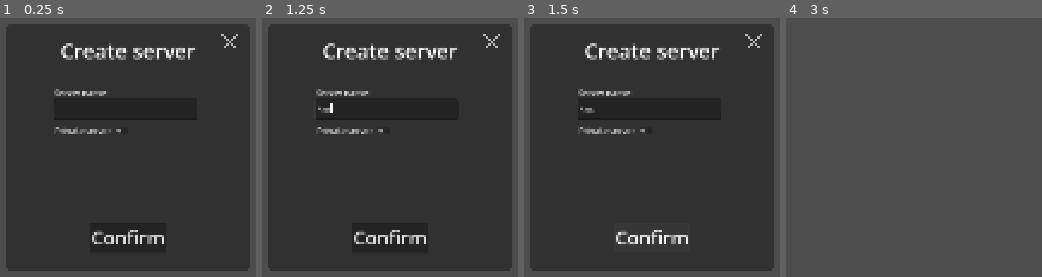
Above: before the commit, frames 1-4 (left to right).
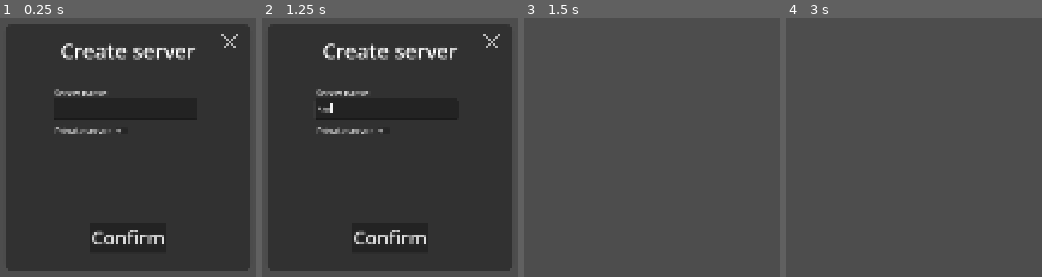
Above: after the commit, the same moments.

Repository: Wizard-Lizard36/Powercord-version-control
Game: Godot game, scene res://scenes/servers/create_server.tscn
Same seed, same stepped clock (60 frames per second), same inputs: the game is played once before the commit and once after it. This scene is started directly instead of the project's main scene.
Inputs (mouse positions are in pixels of both pictures, inside the frame that each line leads up to):
- Up to frame 1 (0.25 s): no input
- Up to frame 2 (1.25 s): click (387, 108) at 0.52 s; type "Alex" at 0.6 s
- Up to frame 3 (1.5 s): click "Confirm" at 1.25 s
- Up to frame 4 (3 s): click (914, 238) at 2 s, where only the run before the commit has a clickable "Confirm"; click (1016, 41) at 2.77 s

Frames 1-2 are identical in both runs. In frame 3, 87% of the frame differs, in the area x 2-98%, y 2-98%; in frame 4, nothing differs.

Commit message:
Server creation spamming hotfix.
Created a maximum server constant and disallow friending yourself.

Diff:
--- a/scenes/friends/friends.gd
+++ b/scenes/friends/friends.gd
@@ -64,10 +64,13 @@
 
 var error_generator: ExtraFeatures = ExtraFeatures.new()
 func _on_confirm_pressed() -> void:
-	var alias: String = username_prompt.text
-	var res: PlayersAPI.SearchPage = await Talo.players.search(alias)
+	var username: String = username_prompt.text
+	var res: PlayersAPI.SearchPage = await Talo.players.search(username)
 	if res.count > 0:
-		Internet.friend_added.emit(alias)
+		if username == Talo.current_alias.identifier:
+			error_generator.error("You can't friend yourself!", error_label)
+			return
+		Internet.friend_added.emit(username)
 		OnlineSaves.save_to_latest()
 		add_popup.queue_free()
 		await get_tree().create_timer(0.5).timeout
--- a/scenes/friends/friends.tscn
+++ b/scenes/friends/friends.tscn
@@ -206,7 +206,7 @@
 anchor_right = 1.0
 anchor_bottom = 0.9656085
 offset_right = 347.0
-offset_bottom = 378.0
+offset_bottom = 300.0
 offset_transform_enabled = true
 offset_transform_position = Vector2(0, 65)
 offset_transform_visual_only = false
@@ -240,3 +240,4 @@
 [connection signal="pressed" from="X" to="." method="_on_x_pressed"]
 [connection signal="pressed" from="AddFriend" to="." method="_on_add_friend_pressed"]
 [connection signal="pressed" from="AddPopup/MarginContainer/VBoxContainer/Confirm" to="." method="_on_confirm_pressed"]
+[connection signal="pressed" from="InvitePopup/X" to="." method="_on_invite_x_pressed"]
--- a/scenes/login/login.gd
+++ b/scenes/login/login.gd
@@ -1,7 +1,7 @@
 extends Panel
 
 signal sign_up
-signal log_in(username: String, password, String, remember_me: bool)
+signal log_in(username: String, password: String, remember_me: bool)
 
 @export var username_prompt: LineEdit
 @export var password_prompt: LineEdit
--- a/scenes/main/main.gd
+++ b/scenes/main/main.gd
@@ -47,7 +47,7 @@
 	var res: PlayerAuthAPI.PlayerAuthLoginResult = await Talo.player_auth.login(username, password)
 	if res.verification_required:
 		open_email_confirmation_screen()
-
+		Talo.player_auth
 	elif res.success:
 		OnlineSaves.load_latest()
 		GlobalVariables.logged_in = true
--- a/scenes/servers/create_server.gd
+++ b/scenes/servers/create_server.gd
@@ -1,4 +1,6 @@
 extends Panel
+
+const MAX_SERVERS: int = 10
 
 signal create_server(server_name: String, private: bool)
 
@@ -6,13 +8,24 @@
 @export var private_server: CheckButton
 @export var error_label: Label
 
+func get_owned_server_count() -> int:
+	var output: int = 0
+	for server in await Talo.channels.get_subscribed_channels():
+		if server.owner_alias.id == Talo.current_alias.id:
+			output += 1
+	return output
 
 func _on_x_pressed() -> void:
 	queue_free()
 
 var error_generator: ExtraFeatures = ExtraFeatures.new()
 func _on_confirm_pressed() -> void:
-	if server_name_prompt.text == server_name_prompt.text.validate_node_name():
-		create_server.emit(server_name_prompt.text, private_server.button_pressed)
-	else:
+	if !server_name_prompt.text == server_name_prompt.text.validate_node_name():
 		error_generator.error("Server name may not contain (., :, @, /, \", or %).", error_label)
+		return
+	if await get_owned_server_count() >= MAX_SERVERS:
+		error_generator.error("You can only have a maximum of ten servers.", error_label)
+		return
+
+	create_server.emit(server_name_prompt.text, private_server.button_pressed)
+	queue_free()
